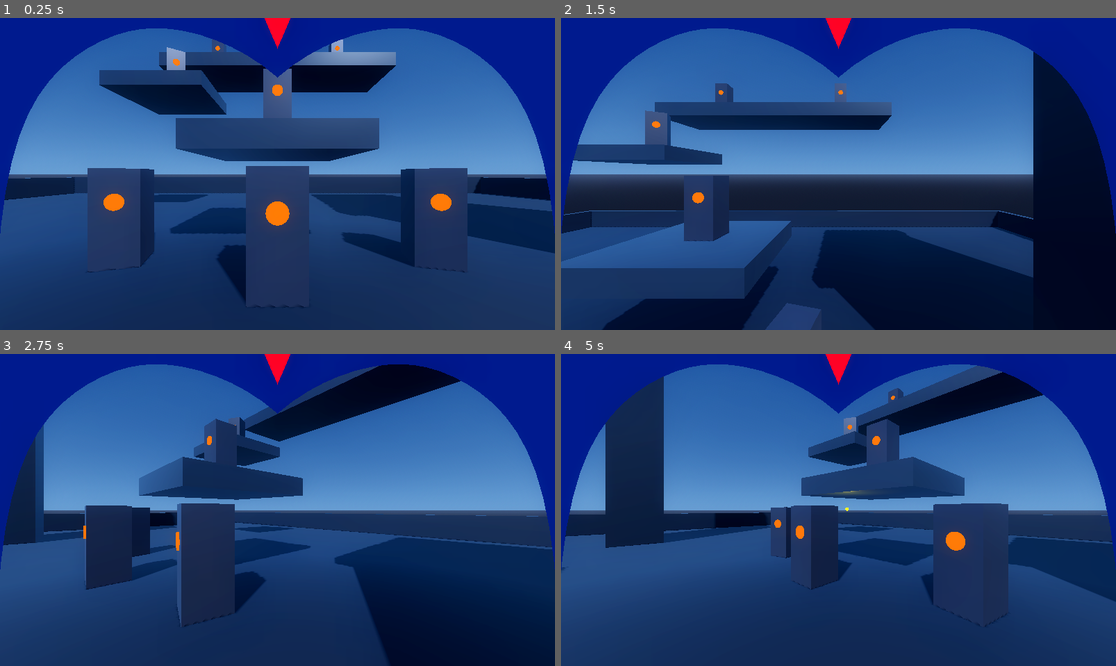
Above: before the commit, frames 1-4 (two rows, left to right).
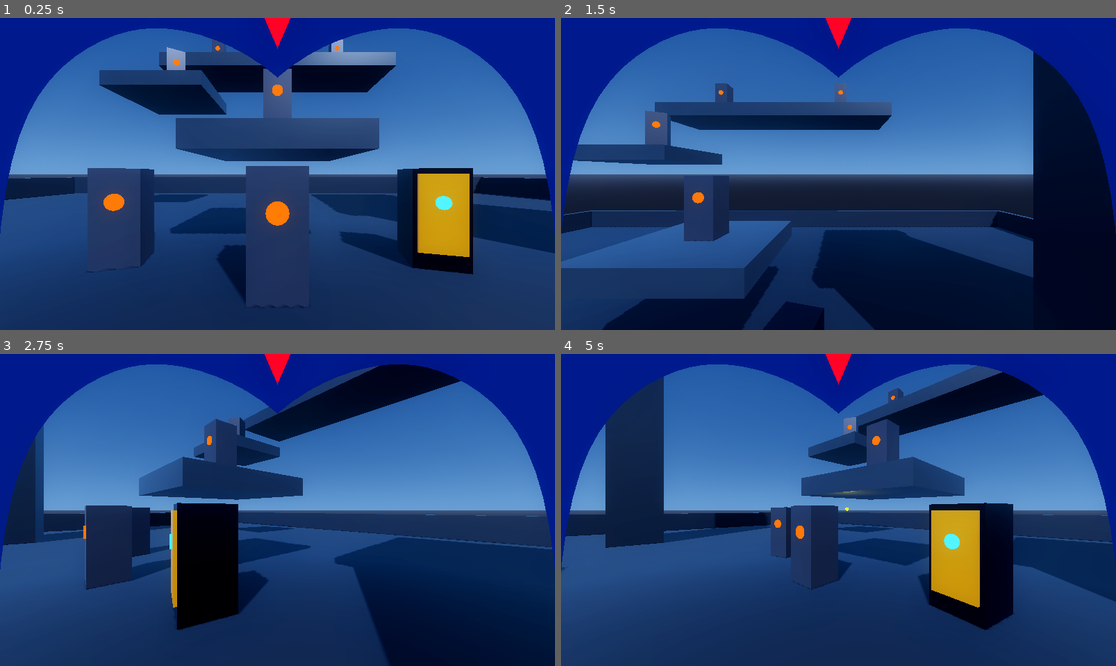
Above: after the commit, the same moments.

Repository: b6-stack/mega-man-x-remade
Game: Godot game, scene res://scenes/test_arena.tscn
Two runs of this game, one before a commit and one after it. Both use one fixed random seed, a clock stepped at 60 frames per second and the inputs below.
Inputs (mouse positions are in pixels of both pictures, inside the frame that each line leads up to):
- Up to frame 1 (0.25 s): no input
- Up to frame 2 (1.5 s): tap Enter (ui_accept) at 0.5, 0.77, 1.07 s; move the mouse to (960, 158) at 0.52 s; hold D 0.53-1.25 s; hold Space 0.53-1.25 s; click (960, 158) at 0.67 s; drag from (727, 189) to (810, 236) at 1.27 s
- Up to frame 3 (2.75 s): move the mouse to (333, 441) at 2.02 s; hold D from 2.03 s (still down); hold Q from 2.03 s (still down)
- Up to frame 4 (5 s): release D at 2.75 s; release Q at 2.75 s; drag from (810, 572) to (672, 463) at 2.77 s; tap Enter (ui_accept) at 3.5, 3.77, 4.07 s; move the mouse to (1005, 556) at 3.52 s; hold A 3.53-4.25 s; hold Space 3.53-4.25 s; drag from (672, 463) to (755, 432) at 4.27 s

The runs differ from the first frame. In frame 1, 3.8% of the frame differs, in the area x 61-86%, y 48-83%; in frame 2, 0.8%; in frame 3, 4.6%; in frame 4, 5.6%, in the area x 64-82%, y 47-89%.

Commit message:
feat(enemy): add ArmoredTargetDummy that blocks and deflects all buster shot levels

Diff:
--- /dev/null
+++ b/scenes/armored_target_dummy.tscn
@@ -0,0 +1,61 @@
+[gd_scene load_steps=8 format=3 uid="uid://b0armoreddummy"]
+
+[ext_resource type="Script" path="res://scripts/armored_target_dummy.gd" id="1_armored"]
+
+[sub_resource type="BoxShape3D" id="BoxShape3D_dummy"]
+size = Vector3(0.9, 1.8, 0.9)
+
+[sub_resource type="StandardMaterial3D" id="StandardMaterial3D_armored_body"]
+albedo_color = Color(0.12, 0.14, 0.18, 1)
+metallic = 0.9
+roughness = 0.25
+
+[sub_resource type="BoxMesh" id="BoxMesh_armored_body"]
+material = SubResource("StandardMaterial3D_armored_body")
+size = Vector3(0.9, 1.8, 0.9)
+
+[sub_resource type="StandardMaterial3D" id="StandardMaterial3D_shield_plate"]
+albedo_color = Color(0.85, 0.65, 0.15, 1)
+metallic = 0.95
+roughness = 0.18
+emission_enabled = true
+emission = Color(0.9, 0.6, 0.1, 1)
+emission_energy_multiplier = 0.5
+
+[sub_resource type="BoxMesh" id="BoxMesh_shield_plate"]
+material = SubResource("StandardMaterial3D_shield_plate")
+size = Vector3(0.75, 1.4, 0.08)
+
+[sub_resource type="StandardMaterial3D" id="StandardMaterial3D_emblem"]
+shading_mode = 0
+albedo_color = Color(0.2, 0.85, 1.0, 1)
+emission_enabled = true
+emission = Color(0.2, 0.85, 1.0, 1)
+emission_energy_multiplier = 3.0
+
+[sub_resource type="CylinderMesh" id="CylinderMesh_emblem"]
+material = SubResource("StandardMaterial3D_emblem")
+top_radius = 0.12
+bottom_radius = 0.12
+height = 0.04
+
+[node name="ArmoredTargetDummy" type="StaticBody3D"]
+collision_layer = 1
+collision_mask = 2
+script = ExtResource("1_armored")
+
+[node name="CollisionShape3D" type="CollisionShape3D" parent="."]
+transform = Transform3D(1, 0, 0, 0, 1, 0, 0, 0, 1, 0, 0.9, 0)
+shape = SubResource("BoxShape3D_dummy")
+
+[node name="MeshInstance3D" type="MeshInstance3D" parent="."]
+transform = Transform3D(1, 0, 0, 0, 1, 0, 0, 0, 1, 0, 0.9, 0)
+mesh = SubResource("BoxMesh_armored_body")
+
+[node name="ShieldPlate" type="MeshInstance3D" parent="MeshInstance3D"]
+transform = Transform3D(1, 0, 0, 0, 1, 0, 0, 0, 1, 0, 0.1, 0.46)
+mesh = SubResource("BoxMesh_shield_plate")
+
+[node name="ShieldEmblem" type="MeshInstance3D" parent="MeshInstance3D/ShieldPlate"]
+transform = Transform3D(1, 0, 0, 0, -4.37114e-08, -1, 0, 1, -4.37114e-08, 0, 0.2, 0.05)
+mesh = SubResource("CylinderMesh_emblem")
--- a/scenes/test_arena.tscn
+++ b/scenes/test_arena.tscn
@@ -2,6 +2,7 @@
 
 [ext_resource type="PackedScene" path="res://scenes/player.tscn" id="1_player"]
 [ext_resource type="PackedScene" path="res://scenes/target_dummy.tscn" id="2_dummy"]
+[ext_resource type="PackedScene" path="res://scenes/armored_target_dummy.tscn" id="3_armored_dummy"]
 
 [sub_resource type="ProceduralSkyMaterial" id="ProceduralSkyMaterial_sky"]
 sky_top_color = Color(0.12, 0.25, 0.45, 1)
@@ -354,9 +355,8 @@
 [node name="TargetDummy_Left" parent="Dummies" instance=ExtResource("2_dummy")]
 transform = Transform3D(0.965926, 0, 0.258819, 0, 1, 0, -0.258819, 0, 0.965926, -3, 0, -4)
 
-[node name="TargetDummy_Right" parent="Dummies" instance=ExtResource("2_dummy")]
+[node name="ArmoredTargetDummy_Right" parent="Dummies" instance=ExtResource("3_armored_dummy")]
 transform = Transform3D(0.965926, 0, -0.258819, 0, 1, 0, 0.258819, 0, 0.965926, 3, 0, -4)
-is_armored = true
 
 [node name="TargetDummy_Step1" parent="Dummies" instance=ExtResource("2_dummy")]
 transform = Transform3D(1, 0, 0, 0, 1, 0, 0, 0, 1, 0, 2.8, -6)
--- /dev/null
+++ b/scripts/armored_target_dummy.gd
@@ -0,0 +1,32 @@
+extends StaticBody3D
+class_name ArmoredTargetDummy
+
+@export var is_armored: bool = true
+
+@onready var mesh_instance: MeshInstance3D = $MeshInstance3D
+@onready var shield_plate: MeshInstance3D = $MeshInstance3D/ShieldPlate
+
+var _deflect_flash_timer: float = 0.0
+
+func _process(delta: float) -> void:
+	if _deflect_flash_timer > 0.0:
+		_deflect_flash_timer -= delta
+		if _deflect_flash_timer <= 0.0:
+			if shield_plate:
+				shield_plate.material_override = null
+
+func take_damage(amount: float, _hit_pos: Vector3 = Vector3.ZERO, _hit_normal: Vector3 = Vector3.ZERO) -> bool:
+	# Armored: Blocks ALL levels of buster shots (Level 1, Level 2, Level 3)
+	_flash_shield_deflect()
+	return false
+
+func _flash_shield_deflect() -> void:
+	_deflect_flash_timer = 0.08
+	if shield_plate:
+		var flash_mat := StandardMaterial3D.new()
+		flash_mat.shading_mode = BaseMaterial3D.SHADING_MODE_UNSHADED
+		flash_mat.albedo_color = Color(1.0, 0.85, 0.3, 1.0)
+		flash_mat.emission_enabled = true
+		flash_mat.emission = Color(1.0, 0.8, 0.2, 1.0)
+		flash_mat.emission_energy_multiplier = 4.0
+		shield_plate.material_override = flash_mat
